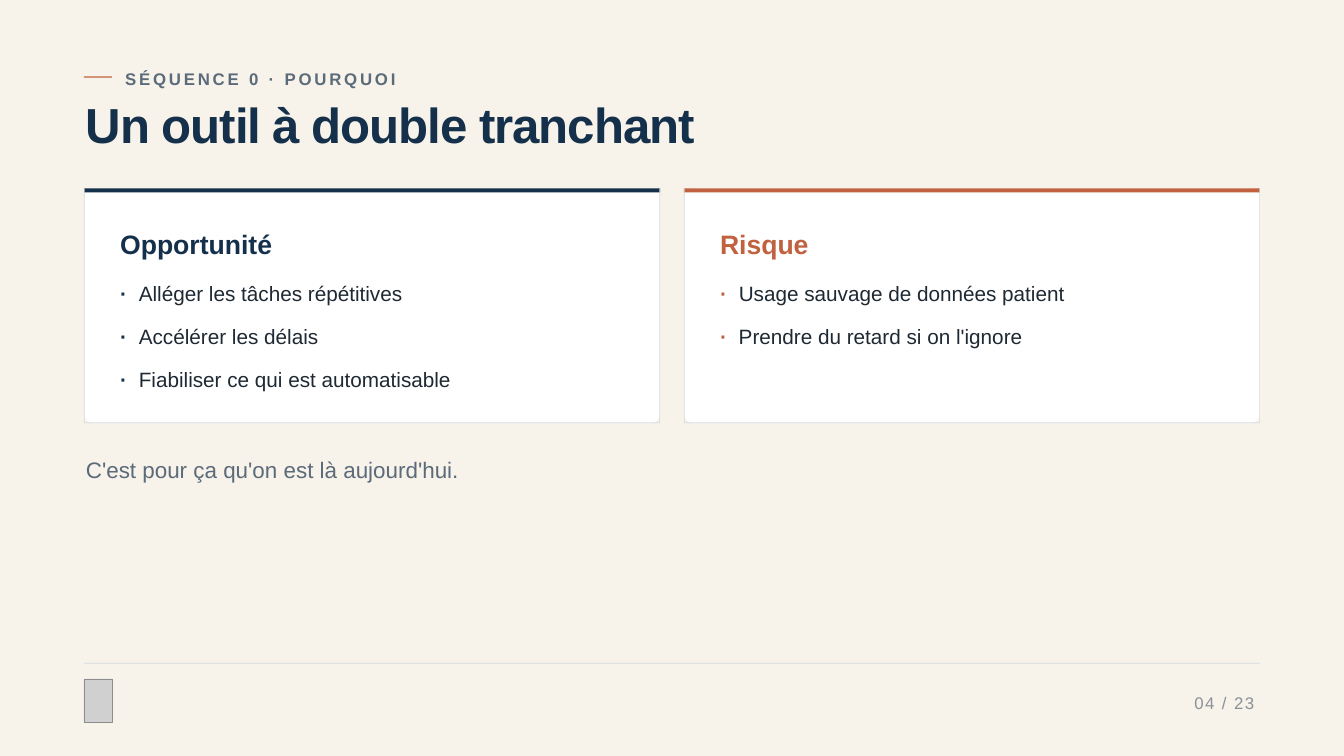
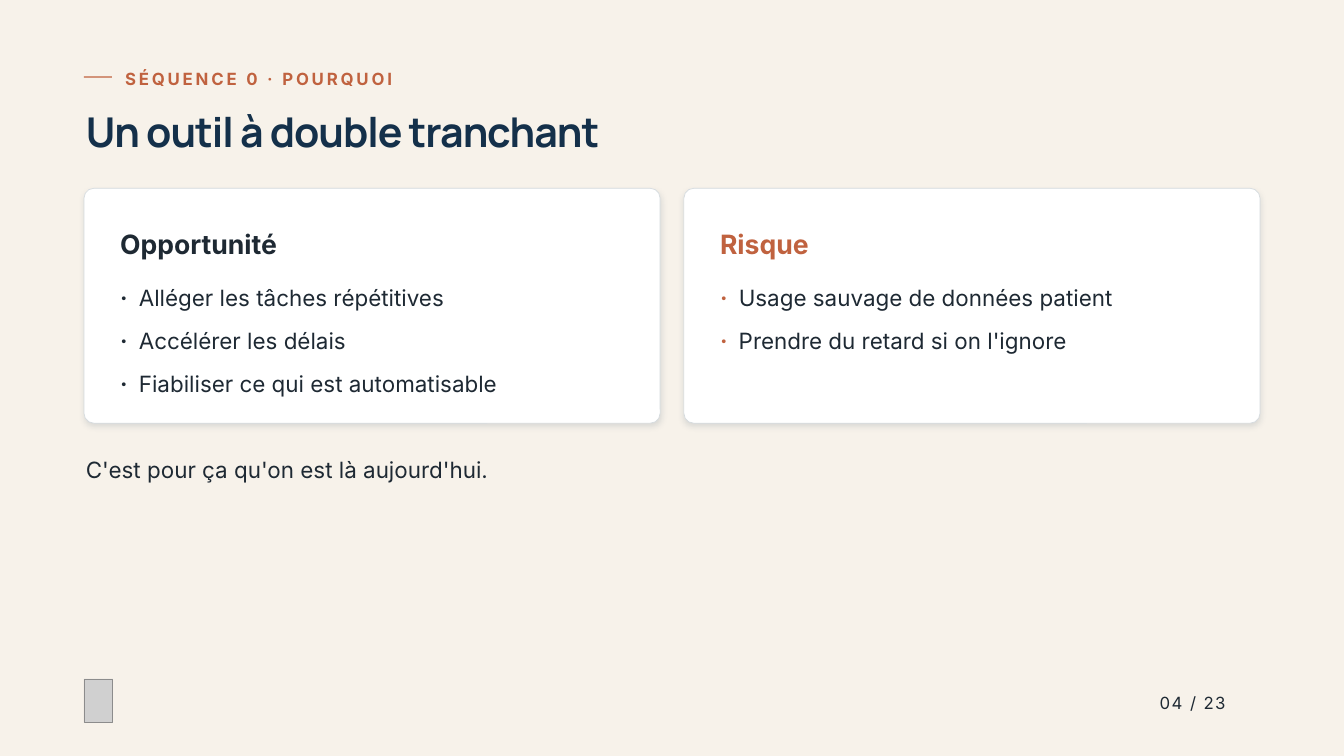
Before and after one commit to IsomereFR/Divers, a slide deck: slide 4 of Demande_de_prompt_formation_IA_2.pptx. Drawn at 1344x756 pixels with LibreOffice and Linux fonts; fonts in the diff are those of the drawing; grey boxes stand for pictures. Boxes give left, top, right and bottom in pixels: in the first picture for what was removed or moved away, otherwise in the second. Text is boxed around its words. In the diff, an @@ line names an element or a change of style, - is before the commit and + after.

```diff
--- a/Demande_de_prompt_formation_IA_2.pptx
+++ b/Demande_de_prompt_formation_IA_2.pptx
@@ text "SÉQUENCE 0 · POURQUOI" at [125,72,392,86]: font Arial to Inter, text colour #5B6B79 to #C0623F @@
@@ text "Un outil à double tranchant" at [86,114,600,148]: size 52.7 to 44 pt, font Arial to Manrope; line spacing 0.84 to 1.04 @@
@@ rounded rectangle at [84,188,660,423]: outline none to #D5DBDF 0.75 pt; shadow on @@
@@ rectangle removed at [84,188,660,192] @@
@@ rectangle removed at [84,188,85,423] @@
@@ rectangle removed at [659,188,660,423] @@
@@ rounded rectangle at [684,188,1260,423]: outline none to #D5DBDF 0.75 pt; shadow on @@
@@ rectangle removed at [684,188,1260,192] @@
@@ rectangle removed at [684,188,685,423] @@
@@ rectangle removed at [1259,188,1260,423] @@
@@ text "Opportunité" at [120,233,277,260]: font Arial to Inter, text colour #14304A to #1E2933 @@
@@ text "Risque" at [720,233,809,260]: font Arial to Inter @@
@@ size 22.2 to 24 pt, font Arial to Inter; line spacing 1.25 to 1.35 in 7 elements at [139,289,443,311], [139,332,346,350], [139,375,497,397], [739,289,1113,311], [739,332,1066,354], [718,273,731,306], [718,316,731,349] @@
@@ size 22.2 to 24 pt, font Arial to Inter, text colour #14304A to #1E2933; line spacing 1.25 to 1.35 in 3 elements at [118,273,131,306], [118,316,131,349], [118,359,131,392] @@
@@ rectangle removed at [84,423,660,423] @@
@@ rectangle removed at [684,423,1260,423] @@
@@ text "C'est pour ça qu'on est ..." at [86,461,488,483]: font Arial to Inter, text colour #5B6B79 to #1E2933 @@
@@ rectangle removed at [84,663,1260,663] @@
@@ text "04 / 23": place and size @@
-text "04 / 23" at [1194,697,1254,709]
+text "04 / 23" at [1160,696,1226,709]
@@ text "04 / 23" at [1160,696,1226,709]: font Arial to Inter, text colour #8A9097 to #1E2933 @@
```
Also in this commit, not shown: 22 other slides changed.
